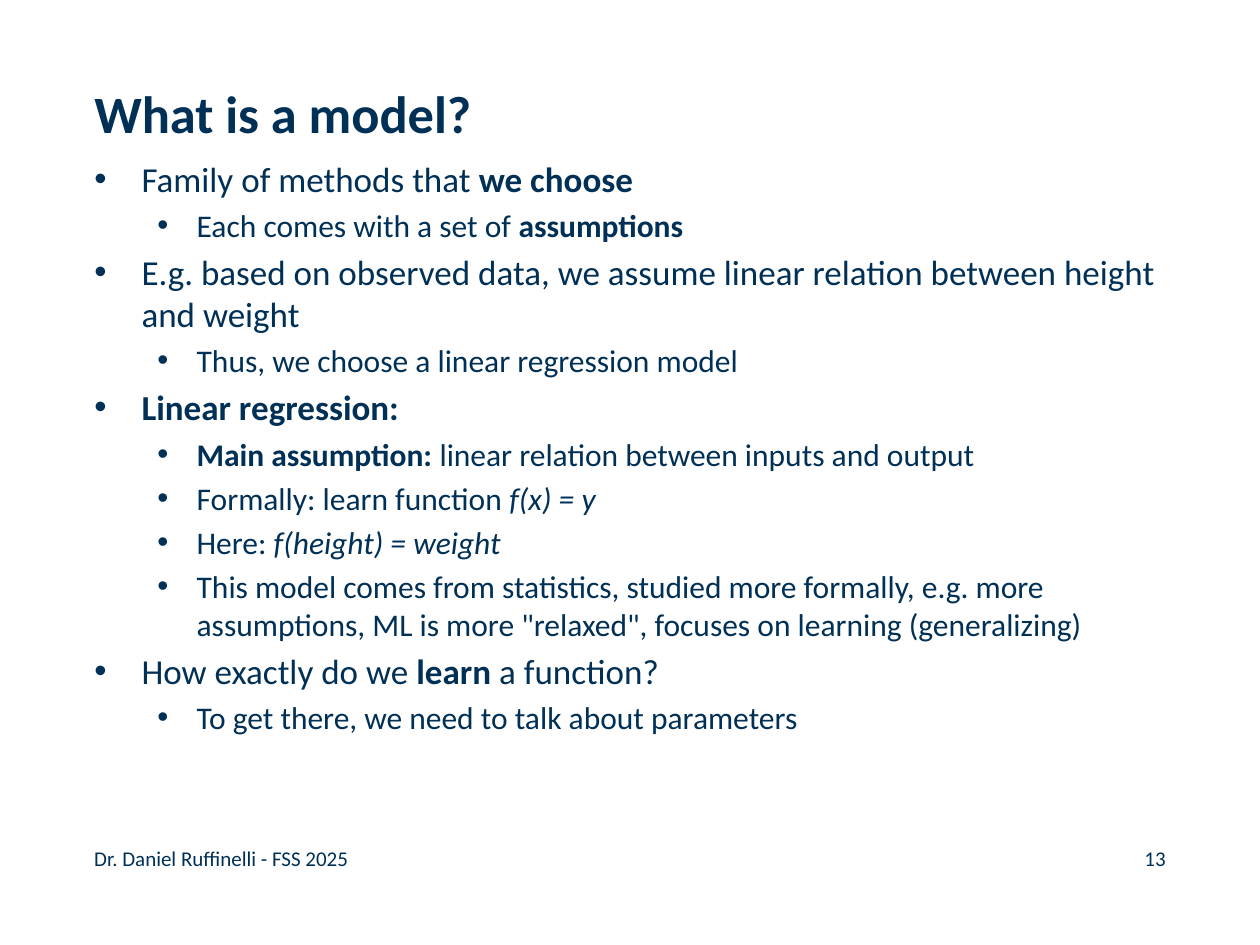
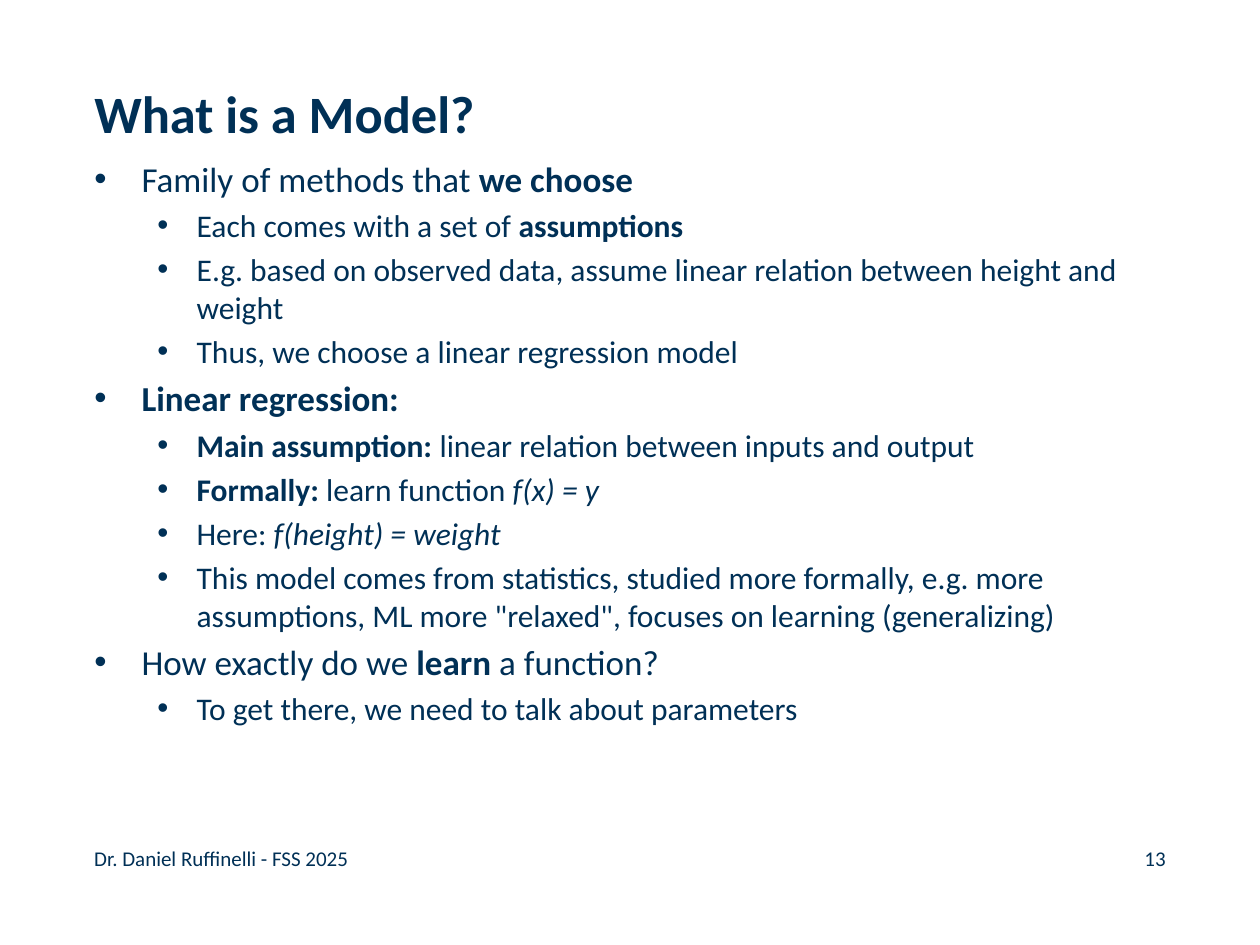
Before and after one commit to rufex2001/teaching_llms, a slide deck: slide 13 of lectures/02_ml_dl_word_embeddings/02_ml_dl_word_embeddings.pptx. Drawn at 1260x945 pixels with LibreOffice and Linux fonts; fonts in the diff are those of the drawing; background and template pictures are left out. Boxes give left, top, right and bottom in pixels: in the first picture for what was removed or moved away, otherwise in the second. Text is boxed around its words. In the diff, an @@ line names an element or a change of style, - is before the commit and + after.

```diff
--- a/lectures/02_ml_dl_word_embeddings/02_ml_dl_word_embeddings.pptx
+++ b/lectures/02_ml_dl_word_embeddings/02_ml_dl_word_embeddings.pptx
@@ title at bbox=[94, 96, 475, 134]: text changed @@
-What is a model?
+What is a Model?
@@ text at bbox=[197, 259, 1116, 325]: text changed; size 20 to 18 pt @@
-• E.g. based on observed data, we assume linear relation between height and weight
+  • E.g. based on observed data, assume linear relation between height and weight
@@ text at bbox=[197, 478, 599, 506]: bold on in "Formally:" @@
@@ text at bbox=[197, 567, 1054, 633]: text changed @@
-  • This model comes from statistics, studied more formally, e.g. more assumptions, ML is more "relaxed", focuses on learning (generalizing)
+  • This model comes from statistics, studied more formally, e.g. more assumptions, ML more "relaxed", focuses on learning (generalizing)
```
Also in this commit, not shown: 14 other slides changed, 1 other file.
